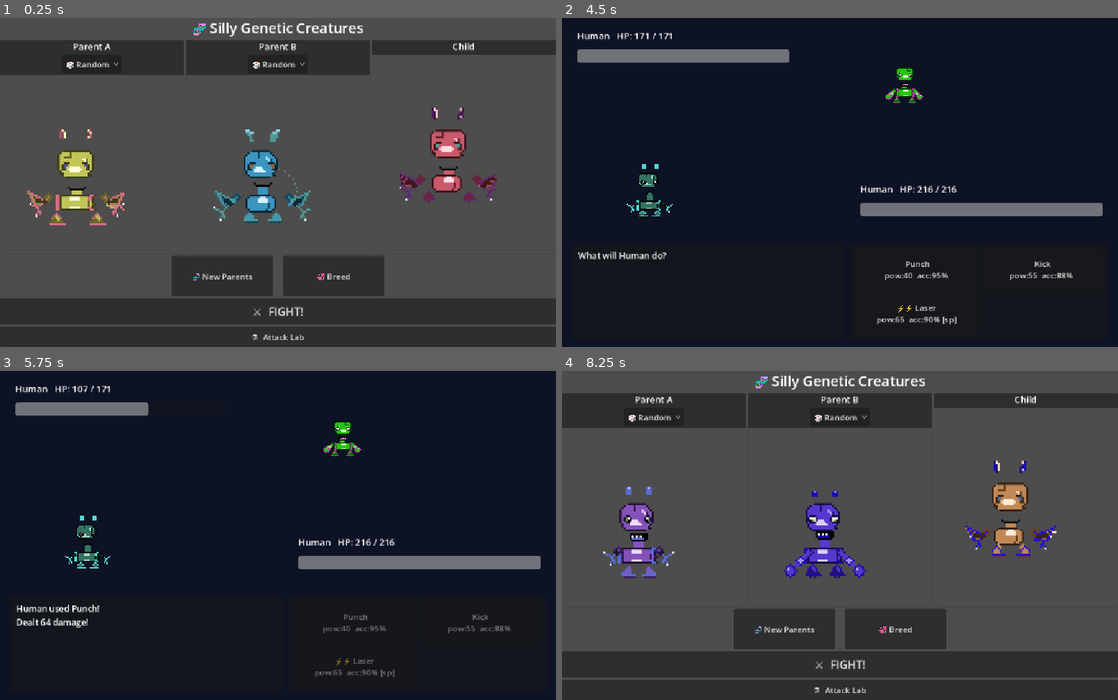
Above: before the commit, frames 1-4 (two rows, left to right).
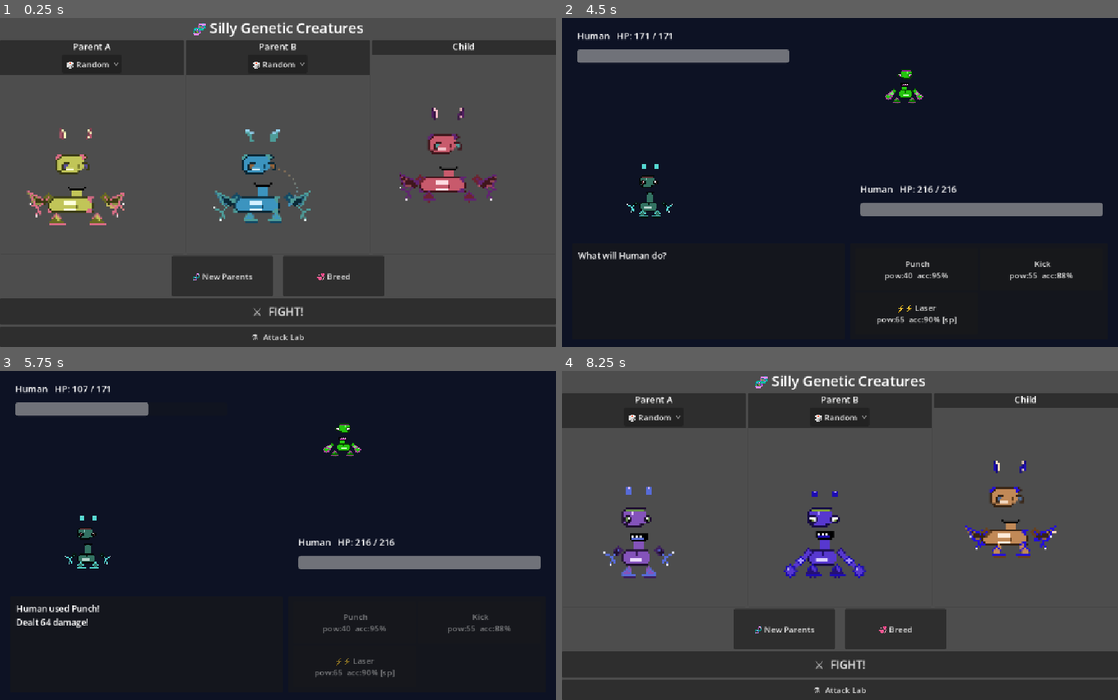
Above: after the commit, the same moments.

Repository: briday1/freak-game
Game: Godot game, scene res://scenes/main.tscn
The game is run twice, just before and just after one commit, with the same random seed, the same clock (stepped at 60 frames per second) and the same inputs.
Inputs:
- Up to frame 1 (0.25 s): no input
- Up to frame 2 (4.5 s): click "💞 Breed" at 0.5 s; click "🧬 New Parents" at 1.25 s; click "🧬 New Parents" at 2 s; click "🎲 Random" at 2.75 s; click "🎲 Random" at 3.5 s; click "⚔️ FIGHT!" at 4.25 s
- Up to frame 3 (5.75 s): click "Punch pow:40 acc:95%" at 5 s
- Up to frame 4 (8.25 s): click "↩ Return" at 8 s

The runs differ from the first frame. In frame 1, 2.0% of the frame differs, in the area x 8-84%, y 33-60%; in frame 2, 0.3%; in frame 3, 0.3%; in frame 4, 1.7%.

Commit message:
Type-specific animal sprites: duck/dragon/human get distinct head+body pixel stamps

Diff:
--- a/scripts/creature_view.gd
+++ b/scripts/creature_view.gd
@@ -122,6 +122,7 @@
 
 func set_genome(new_genome: Dictionary) -> void:
 	genome = new_genome
+	genome["_type"] = creature_type
 	_clamp_genome()
 	_repaint()
 
--- a/scripts/traits/body_trait.gd
+++ b/scripts/traits/body_trait.gd
@@ -24,93 +24,76 @@
 		int(remap(genome["body_width"]  as float, 40.0, 120.0, 8.0, 14.0)),
 		int(remap(genome["body_height"] as float, 60.0, 160.0, 3.0,  6.0)))
 
-# Body stamp templates — different shapes/patterns.
-# Stamped with centre pixel at (CX, BY). Each is 21 wide x 13 tall, anchor (10,6).
-const BODY_ROUND := [
-	"......................",
-	"....OOOOOOOOOOo.......",
-	"...OBBBBBbbbBBBO......",
-	"..OBBBBBbbbbbBBBO.....",
-	"..OBBBBBbbbbbBBBO.....",
-	"..OBBBBBBBBBBsBBO.....",
-	"..OBBBBBBBBBBsBBO.....",
-	"..OBBBBBBBBBBsBBO.....",
-	"...OBBBBBBBBsBBO......",
-	"....OOOOOOOOOOO.......",
-	"......................",
-	"......................",
-	"......................",
+# ── Duck body: wide egg, prominent belly patch ──────────────────────────────
+# 24 wide x 10 tall. Anchor: col 12, row 4
+const BODY_DUCK := [
+	"....OOOOOOOOOOOOOO......",
+	"...OBBBBBBBBBBBBsBo.....",
+	"..OBBBBBbbbbbbBBBBO.....",
+	"..OBBBBBbbbbbbBBBBO.....",
+	"..OBBBBBBBBBBBBBsBo.....",
+	"..OBBBBBBBBBBBBBsBo.....",
+	"...OBBBBBBBBBBBsBo......",
+	"....OOOOOOOOOOOOO.......",
+	"........................",
+	"........................",
 ]
-const BODY_WIDE := [
-	"......................",
-	"..OOOOOOOOOOOOOOo....",
-	".OBBBBBBbbbBBBBBBO...",
-	"OBBBBBBBbbbbbBBBBBBO.",
-	"OBBBBBBBbbbbbBBBBBBO.",
-	"OBBBBBBBBBBBBsBBBBBO.",
-	"OBBBBBBBBBBBBsBBBBBO.",
-	".OBBBBBBBBBBBsBBBBO..",
-	"..OBBBBBBBBBBBBBBOO..",
-	"...OOOOOOOOOOOOOOO...",
-	"......................",
-	"......................",
-	"......................",
+# ── Dragon body: barrel chest, armored shoulder plates ──────────────────────
+# 28 wide x 10 tall. Anchor: col 14, row 4
+const BODY_DRAGON := [
+	"AAAOOOOOOOOOOOOOOOOOAAA.",
+	"AAOBBBBBBBBBBBBBBBBBAAo",
+	"AOBBBBBBbbbbbbBBBBBBBAo.",
+	"OBBBBBBBbbbbbbBBBBBBBBO.",
+	"OBBBBBBBBBBBBBsBBBBBBBO.",
+	"OBBBBBBBBBBBBBsBBBBBBBO.",
+	"AOBBBBBBbbbbbbBBBBBBAAo.",
+	"AAOOOOOOOOOOOOOOOOOAAAO.",
+	"........................",
+	"........................",
 ]
-const BODY_ARMOR := [
-	"......................",
-	"AAOOOOOOOOOOOOOOOAAO..",
-	"AAOBBBBbbbbbBBBBAAO..",
-	"AAOBBBBbbbbbBBBBAAO..",
-	"AAOBBBBBBBBBBBBBsBO..",
-	"AAOBBBBBBBBBBBBBsBsO.",
-	"AAOBBBBBBBBBBBBBsBO..",
-	"AAOBBBBbbbbbBBBBAAO..",
-	"AAOOOOOOOOOOOOOOOAAO..",
-	"......................",
-	"......................",
-	"......................",
-	"......................",
-]
-const BODY_SPOTS := [
-	"......................",
-	"....OOOOOOOOOOo.......",
-	"...OBBSBBBbbbBBO......",
-	"..OBBBBSBbbbbbBBO.....",
-	"..OBBSBBBbbbbbBBO.....",
-	"..OBBBBBBBBBBsBBO.....",
-	"..OBSBBBBBBBBsBBO.....",
-	"..OBBBBSBBBBBsBBO.....",
-	"...OBBBBBBBBsBBO......",
-	"....OOOOOOOOOOO.......",
-	"......................",
-	"......................",
-	"......................",
+# ── Human body: shoulders, chest, narrow waist ───────────────────────────────
+# 20 wide x 10 tall. Anchor: col 10, row 4
+const BODY_HUMAN := [
+	"....OOOOOOOOOOO......",
+	"...OBBBBBsBBBBBo.....",
+	"..OBBBBBBsBBBBBBo....",
+	"..OBBBBBBBBBBBBBo....",
+	"..OBBBbbbbbbBBBBo....",
+	"..OBBBbbbbbbBBBBo....",
+	"...OBBBBBBBBBBBo.....",
+	"....OOOOOOOOOOO......",
+	".....................",
+	".....................",
 ]
 
 func paint(genome: Dictionary) -> Image:
 	var img := PC.make_image()
 	var pal: Dictionary = PC.palette(genome)
-	var round: float = genome["roundness"] as float
-	var pat: float   = genome.get("pattern", 0.0) as float
+	var t: String = genome.get("_type", "human") as String
+	var tmpl: Array
+	var ax: int
+	var ay: int
+	if t == "duck":
+		tmpl = BODY_DUCK
+		ax = 12; ay = 4
+	elif t == "dragon":
+		tmpl = BODY_DRAGON
+		ax = 14; ay = 4
+	else:
+		tmpl = BODY_HUMAN
+		ax = 10; ay = 4
 
-	# Neck connector (3px wide, from head bottom to body top)
+	# Neck connector
 	var hr: int       = HeadTrait.head_radius(genome)
 	var neck_top: int = PC.HEAD_CY + hr - 1
-	var neck_bot: int = BY - 5
+	var neck_bot: int = BY - ay
 	if neck_bot > neck_top:
 		PC.fill_rect(img, CX - 2, neck_top, 5, neck_bot - neck_top, pal["body"])
 		PC.blend(img, CX - 2, neck_top, pal["outline"])
 		PC.blend(img, CX + 2, neck_top, pal["outline"])
 
-	# Pick body stamp
-	var tmpl: Array
-	if round >= 0.65:
-		tmpl = BODY_ROUND
-	elif round >= 0.30:
-		tmpl = BODY_WIDE if pat < 0.5 else BODY_SPOTS
-	else:
-		tmpl = BODY_ARMOR
-	PC.stamp(img, CX - 10, BY - 6, tmpl, pal)
+	PC.stamp(img, CX - ax, BY - ay, tmpl, pal)
 	return img
 
 static func _inside_body(px: int, py: int, bw: int, bh: int, round: float) -> bool:
--- a/scripts/traits/head_trait.gd
+++ b/scripts/traits/head_trait.gd
@@ -16,72 +16,62 @@
 static func head_radius(genome: Dictionary) -> int:
 	return int(remap(genome["head_size"] as float, 20.0, 70.0, 10.0, 14.0))
 
-# Three head stamp templates — 19 wide, 15 tall, centred at (9, 7) within stamp.
-# Stamped so that pixel (9,7) lands on head_center().
-const HEAD_ROUND := [
-	"....OOOOOOOOO....",
-	"..OBBBBsBBBBBO...",
-	".OBBBBBsBBBBBBO..",
-	"OBBBBBBsBBBHBBBO.",
-	"OBBBBBBBBBBHHsBBO",
-	"OBBBBBBBBBBBHsBBO",
-	"OBBBBBBBBBBBBsBBO",
-	"OBBBBBBBBBBBBsBBO",
-	"OBBBBBbbbBBBBBBBO",
-	"OBBBBbbbbbBBBBBBO",
-	".OBBBbbbbbbBBBBO.",
-	".OBBBBBBBBBBBBOo.",
-	"..OBBBBBBBBBBBOO..",
-	"...OOOOOOOOOO....",
-	".................",
+# Duck head: round chubby ball, cheek pouches
+# 20 wide x 10 tall. Anchor: col 10, row 5 → stamp at (hc.x-10, hc.y-5)
+const HEAD_DUCK := [
+	"....OOOOOOOOOO......",
+	"...OBBBHHBBBsBo.....",
+	"..OBBBBHHBBBBsBo....",
+	"..OBBBBBBBBBBBBo....",
+	"..OBBBBBBBBBBBBo....",
+	".OBBbbbbbbbbBBBo....",
+	".OBBbbbbbbbbBBBo....",
+	"..OBBBBBBBBBBBo.....",
+	"...OOOOOOOOOOOO.....",
+	"....................",
 ]
-const HEAD_WIDE := [
-	"...OOOOOOOOOOOOO...",
-	".OBBBBsBBBBBBBBBO.",
-	"OBBBBBsBBBBBBBBBBO",
-	"OBBssssBBBBBBBBBBO",
-	"OBBBBBBBBBBBHHsBBO",
-	"OBBBBBBBBBBBBHsBBO",
-	"OBBBBBBBBBBBBBsBBO",
-	"OBBBBBBBBBBBBBsBBO",
-	"OBBBBBbbbbbBBBBBBO",
-	"OBBBBbbbbbbbBBBBBO",
-	".OBBBBbbbbbBBBBBO.",
-	".OOBBBBBBBBBBBBOo.",
-	"..OBBBBBBBBBBBBOO..",
-	"....OOOOOOOOOOO....",
-	"...................",
+# Dragon head: armored brow plates, wide jaw
+# 24 wide x 10 tall. Anchor: col 12, row 5
+const HEAD_DRAGON := [
+	"...AAOOOOOOOOOAAO...",
+	"..AAOBBBBBBBBBBAAO..",
+	"..AOBBBBBBBBBBBAO...",
+	"..OBBBBBBBBBBBBBo...",
+	"..OBBBBBBBBBBBBBo...",
+	"..OBBBBBBBBBBsBBo...",
+	"..OBBBBBBBBBBsBBo...",
+	"..OBBBbbbbbBBBBo....",
+	"...OOBBBBBBBBOo.....",
+	"....OOOOOOOOO.......",
 ]
-const HEAD_BEAN := [
-	"..OOOOOOOOOOO....",
-	".OBBBBsBBBBBBO...",
-	"OBBBBBsBBBBHBBO..",
-	"OBBBBBBBBBHHsBBO.",
-	"OBBBBBBBBBBHsBBO.",
-	"OBBBBBBBBBBBsBBO.",
-	"OBBBBBBBBBBBBsBO.",
-	"OBBBBBBBBBBBBsBO.",
-	"OABBBbbbBBBBBBBO.",
-	".OABbbbbbbbBBBO..",
-	"..OBBBBBBBBBBOo..",
-	"..OOOOOOOOOOO....",
-	".................",
-	".................",
-	".................",
+# Human head: smooth tall oval with hairline
+# 20 wide x 10 tall. Anchor: col 10, row 5
+const HEAD_HUMAN := [
+	"....OOOOOOOOOO......",
+	"...OSSSSSSSSSo......",
+	"..OBBBBHBBBBBBo.....",
+	"..OBBBBHBBBBBBo.....",
+	"..OBBBBBBBBBBBo.....",
+	"..OBBBBBBBBBBBo.....",
+	"..OBBBBBBBBBBBo.....",
+	"..OBBBBBBBBBBBo.....",
+	"...OOBBBBBBOOo......",
+	"....OOOOOOOO........",
 ]
 
 func paint(genome: Dictionary) -> Image:
 	var img := PC.make_image()
 	var pal: Dictionary = PC.palette(genome)
-	var hs: float = genome["head_size"] as float
 	var hc := head_center(genome)
+	var t: String = genome.get("_type", "human") as String
 	var tmpl: Array
-	if hs >= 52.0:
-		tmpl = HEAD_WIDE
-	elif hs <= 30.0:
-		tmpl = HEAD_BEAN
+	var ax: int
+	var ay: int
+	if t == "duck":
+		tmpl = HEAD_DUCK;  ax = 10; ay = 5
+	elif t == "dragon":
+		tmpl = HEAD_DRAGON; ax = 12; ay = 5
 	else:
-		tmpl = HEAD_ROUND
-	# Stamp centred: anchor pixel is col 9, row 7 of the template
-	PC.stamp(img, hc.x - 9, hc.y - 7, tmpl, pal)
+		tmpl = HEAD_HUMAN;  ax = 10; ay = 5
+	PC.stamp(img, hc.x - ax, hc.y - ay, tmpl, pal)
 	return img
